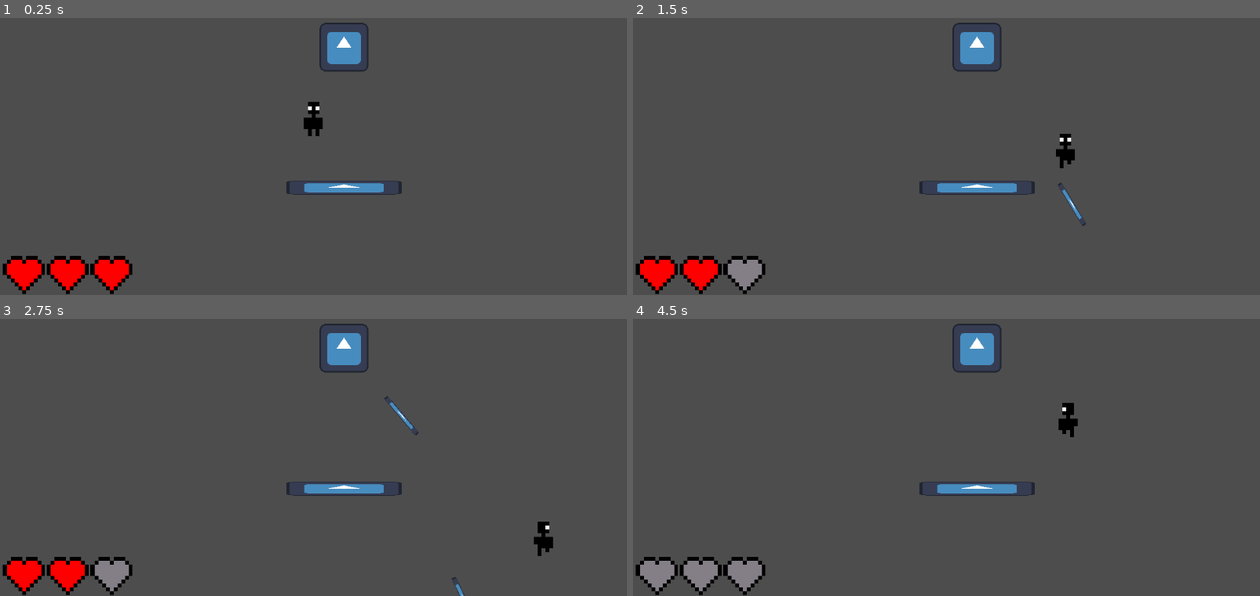
Above: before the commit, frames 1-4 (two rows, left to right).
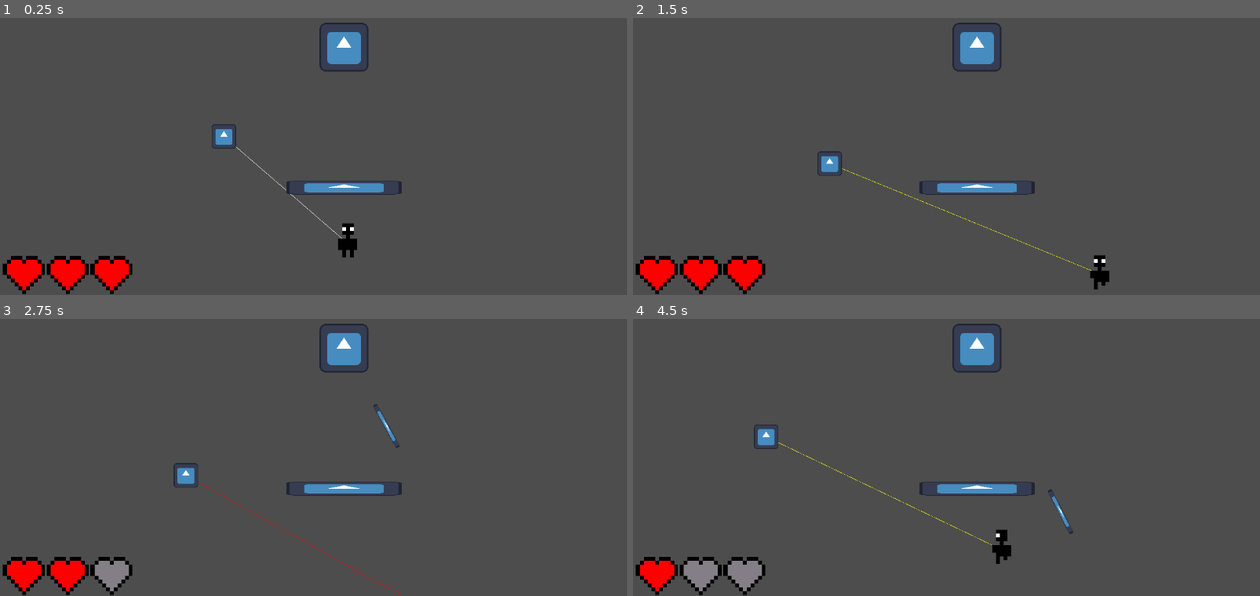
Above: after the commit, the same moments.

Repository: AJISGit/Ludum-Dare-59-Game
Game: Godot game, scene res://assets/scenes/game.tscn
Two runs of this game, one before a commit and one after it. Both use one fixed random seed, a clock stepped at 60 frames per second and the inputs below. The engine's default icon, where the game draws it, is replaced by a stand-in: a white triangle on a blue panel in a dark square.
Inputs:
- Up to frame 1 (0.25 s): no input
- Up to frame 2 (1.5 s): hold D (WalkRight) 0.53-1.28 s; hold S (WalkDown) from 1.28 s (still down)
- Up to frame 3 (2.75 s): release S (WalkDown) at 2.03 s; hold D (WalkRight) from 2.03 s (still down)
- Up to frame 4 (4.5 s): release D (WalkRight) at 2.78 s; hold W (WalkUp) 2.78-3.53 s; hold A (WalkLeft) from 3.53 s (still down)

The runs differ from the first frame. In frame 1, 0.8% of the frame differs, in the area x 33-57%, y 30-87%; in frame 2, 1.3%, in the area x 15-76%, y 41-99%; in frame 3, 0.8%; in frame 4, 1.3%.

Commit message:
Add controller.

Diff:
--- a/assets/scenes/game.tscn
+++ b/assets/scenes/game.tscn
@@ -5,6 +5,7 @@
 [ext_resource type="PackedScene" uid="uid://ducqxpi7obstd" path="res://assets/scenes/health_bar.tscn" id="4_cb5na"]
 [ext_resource type="Script" uid="uid://gx8nwdtow5ab" path="res://assets/scripts/enemy.gd" id="5_5aext"]
 [ext_resource type="Texture2D" uid="uid://b7ggahliwfn30" path="res://assets/sprites/spritesheet.png" id="5_j62u1"]
+[ext_resource type="Script" uid="uid://c0ppcyvuimj81" path="res://assets/scripts/controller.gd" id="6_5aext"]
 
 [sub_resource type="AtlasTexture" id="AtlasTexture_j3ryk"]
 atlas = ExtResource("5_j62u1")
@@ -179,7 +180,10 @@
 
 [node name="Player" type="CharacterBody2D" parent="." unique_id=1974626050]
 unique_name_in_owner = true
+position = Vector2(9, 32)
 collision_mask = 3
+platform_on_leave = 2
+platform_floor_layers = 4294967040
 script = ExtResource("2_5gf0t")
 speed = 2500.0
 
@@ -212,6 +216,8 @@
 [node name="Enemy" type="CharacterBody2D" parent="." unique_id=666826409]
 position = Vector2(8, -19)
 collision_layer = 2
+platform_on_leave = 2
+platform_floor_layers = 4294901760
 script = ExtResource("5_5aext")
 
 [node name="Sprite" type="AnimatedSprite2D" parent="Enemy" unique_id=537977992]
@@ -227,3 +233,27 @@
 [node name="ShootTimer" type="Timer" parent="Enemy" unique_id=1028357147]
 wait_time = 0.5
 autostart = true
+
+[node name="Controller" type="CharacterBody2D" parent="." unique_id=331929211]
+unique_name_in_owner = true
+position = Vector2(-26, 7)
+scale = Vector2(0.5, 0.5)
+collision_layer = 3
+collision_mask = 3
+platform_on_leave = 2
+platform_floor_layers = 4294967040
+script = ExtResource("6_5aext")
+
+[node name="Sprite" type="AnimatedSprite2D" parent="Controller" unique_id=827638811]
+scale = Vector2(0.1, 0.1)
+sprite_frames = SubResource("SpriteFrames_j62u1")
+animation = &"IdleFront"
+autoplay = "IdleFront"
+
+[node name="CollisionShape2D" type="CollisionShape2D" parent="Controller" unique_id=2119981559]
+scale = Vector2(1.2240393, 1.1262527)
+shape = SubResource("RectangleShape2D_5aext")
+
+[node name="MoveTimer" type="Timer" parent="Controller" unique_id=1160695199]
+wait_time = 0.5
+one_shot = true
--- /dev/null
+++ b/assets/scripts/controller.gd
@@ -0,0 +1,30 @@
+extends CharacterBody2D
+
+
+@onready var move_timer: Timer = $MoveTimer
+
+
+func _on_move_timer_timeout():
+	move_timer.wait_time = randf_range(0.0, 2.0)
+
+	var rand_num = randi_range(0, 2)
+
+	if rand_num == 0:
+		velocity.x = -velocity.x
+	elif rand_num == 1:
+		velocity.y = - velocity.y
+	else:
+		velocity.x = -velocity.x
+		velocity.y = -velocity.y
+
+	move_timer.start()
+
+
+func _ready() -> void:
+	move_timer.timeout.connect(_on_move_timer_timeout)
+	move_timer.start()
+	velocity = Vector2(10.0, -10.0)
+
+func _physics_process(_delta: float) -> void:
+
+	move_and_slide()
--- a/assets/scripts/player.gd
+++ b/assets/scripts/player.gd
@@ -7,6 +7,9 @@
 @export_group("Health")
 @export var health: int = 3
 @export var max_health: int = 3
+
+@export_group("Controller")
+@export var max_distance: float = 100
 
 
 enum player_state {
@@ -47,6 +50,11 @@
 	if health <= 0: get_tree().paused = true
 
 	health_bar.update_icons(health, max_health)
+
+	if position.distance_to(%Controller.position) > 100:
+		state = player_state.frozen
+	else:
+		state = player_state.idle
 
 	if state != player_state.frozen:
 		state = player_state.idle
@@ -100,6 +108,7 @@
 
 
 	move_and_slide()
+	queue_redraw()
 
 
 
@@ -116,3 +125,31 @@
 	elif direction == player_direction.left:
 		sprite.flip_h = false
 		sprite.play("IdleSide")
+
+
+
+
+func _draw() -> void:
+
+	var distance: float = position.distance_to(%Controller.position)
+
+	var from: Vector2 = global_position
+	var to: Vector2 = %Controller.global_position - global_position
+	from = from.normalized()
+	to = to.normalized() * distance
+
+	var color: Color
+
+
+
+	if distance >= max_distance / 1.2:
+		color = Color8(255, 0, 0)
+	elif distance >= max_distance / 2:
+		color = Color8(255, 255, 0)
+	else:
+		color = Color8(255, 255, 255)
+
+
+
+
+	draw_line(from, to, color, 0.1, false)
Not shown, added: assets/scripts/controller.gd.uid
